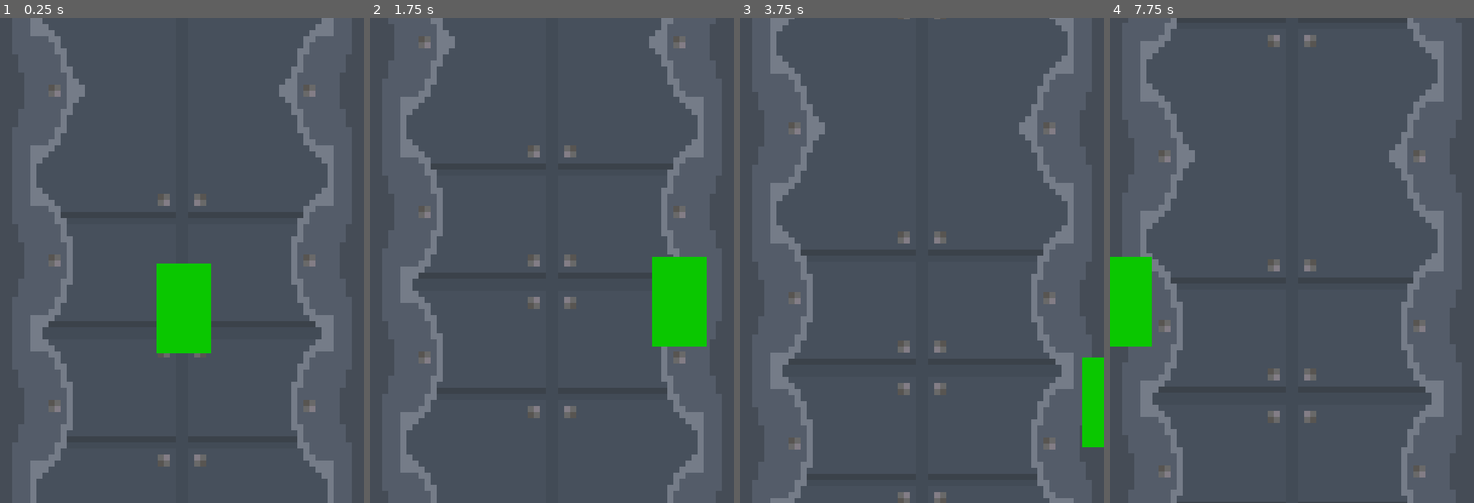
Above: before the commit, frames 1-4 (left to right).
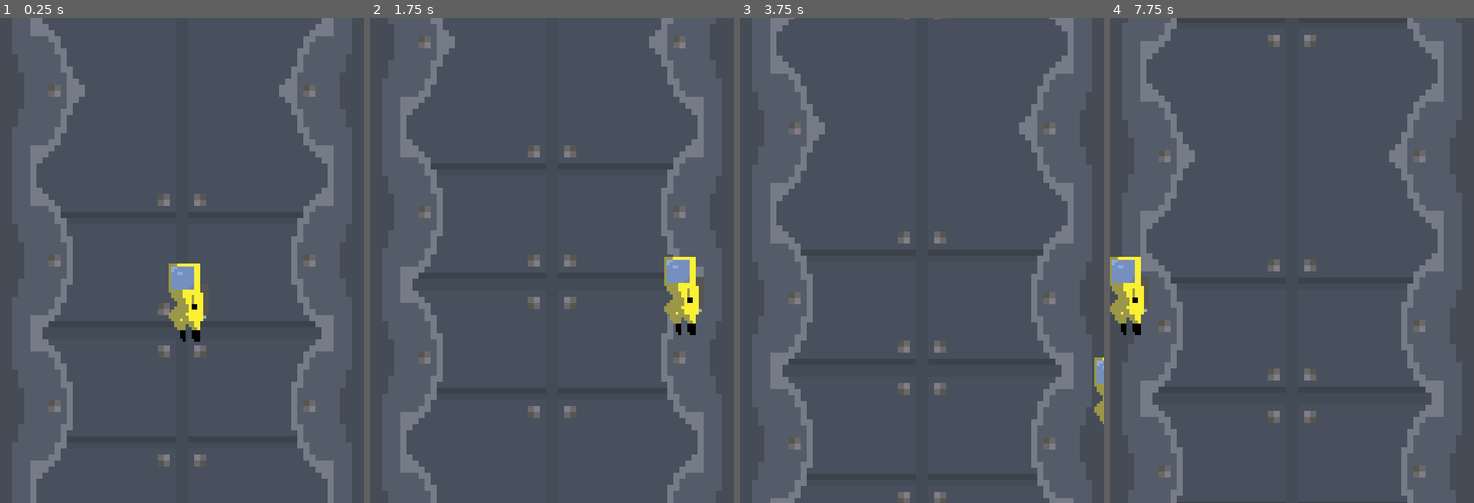
Above: after the commit, the same moments.

Repository: creikey/radiorun
Game: Godot game, scene res://src/scenes/game/game.tscn
The game is run twice, just before and just after one commit, with the same random seed, the same clock (stepped at 60 frames per second) and the same inputs.
Inputs:
- Up to frame 1 (0.25 s): no input
- Up to frame 2 (1.75 s): hold Right (game_right) 0.53-1.28 s; hold Left (game_left) from 1.28 s (still down)
- Up to frame 3 (3.75 s): release Left (game_left) at 2.03 s; hold Right (game_right) 2.03-2.78 s; hold W (game_up) 2.78-3.53 s; hold Left (game_left) from 3.53 s (still down)
- Up to frame 4 (7.75 s): release Left (game_left) at 5.78 s; hold Right (game_right) 5.78-6.53 s; hold W (game_up) 6.53-7.28 s; hold Right (game_right) from 7.28 s (still down)

The runs differ from the first frame. In frame 1, 2.8% of the frame differs, in the area x 43-58%, y 50-70%; in frame 2, 2.8%; in frame 3, 1.1%; in frame 4, 2.1%.

Commit message:
Add images and imports

Diff:
--- a/src/scenes/game/player.tscn
+++ b/src/scenes/game/player.tscn
@@ -1,6 +1,30 @@
-[gd_scene load_steps=2 format=2]
+[gd_scene load_steps=13 format=2]
 
 [ext_resource path="res://src/scenes/game/player.gd" type="Script" id=1]
+[ext_resource path="res://src/scenes/game/player-animations/jump/5.png" type="Texture" id=2]
+[ext_resource path="res://src/scenes/game/player-animations/jump/6.png" type="Texture" id=3]
+[ext_resource path="res://src/scenes/game/player-animations/jump/7.png" type="Texture" id=4]
+[ext_resource path="res://src/scenes/game/player-animations/jump/8.png" type="Texture" id=5]
+[ext_resource path="res://src/scenes/game/player-animations/jump/9.png" type="Texture" id=6]
+[ext_resource path="res://src/scenes/game/player-animations/jump/10.png" type="Texture" id=7]
+[ext_resource path="res://src/scenes/game/player-animations/jump/11.png" type="Texture" id=8]
+[ext_resource path="res://src/scenes/game/player-animations/jump/12.png" type="Texture" id=9]
+[ext_resource path="res://src/scenes/game/player-animations/jump/13.png" type="Texture" id=10]
+[ext_resource path="res://src/scenes/game/player-animations/idle/flying.png" type="Texture" id=11]
+
+[sub_resource type="SpriteFrames" id=1]
+
+animations = [ {
+"frames": [ ExtResource( 2 ), ExtResource( 3 ), ExtResource( 4 ), ExtResource( 5 ), ExtResource( 6 ), ExtResource( 7 ), ExtResource( 8 ), ExtResource( 9 ), ExtResource( 10 ) ],
+"loop": true,
+"name": "jump",
+"speed": 5.0
+}, {
+"frames": [ ExtResource( 11 ) ],
+"loop": true,
+"name": "flying",
+"speed": 5.0
+} ]
 
 [node name="player" type="KinematicBody2D"]
 
@@ -20,23 +44,15 @@
 bg_node_path = null
 animation_player = null
 
-[node name="ColorRect" type="ColorRect" parent="." index="0"]
-
-anchor_left = 0.0
-anchor_top = 0.0
-anchor_right = 0.0
-anchor_bottom = 0.0
-margin_right = 90.0
-margin_bottom = 148.0
-rect_pivot_offset = Vector2( 0, 0 )
-mouse_filter = 0
-mouse_default_cursor_shape = 0
-size_flags_horizontal = 1
-size_flags_vertical = 1
-color = Color( 0.0427246, 0.78125, 0, 1 )
-_sections_unfolded = [ "Anchor" ]
-
-[node name="CollisionPolygon2D" type="CollisionPolygon2D" parent="." index="1"]
+[node name="CollisionPolygon2D" type="CollisionPolygon2D" parent="." index="0"]
 
 build_mode = 0
-polygon = PoolVector2Array( 0.282478, -0.108654, 0.665771, 149.578, 89.5641, 149.578, 90.2275, 0.308548 )
+polygon = PoolVector2Array( 0.282478, -0.108654, 0.648605, 132.238, 90.2674, 134.503, 90.2275, 0.308548 )
+
+[node name="AnimatedSprite" type="AnimatedSprite" parent="." index="1"]
+
+scale = Vector2( 4.769, 4.769 )
+frames = SubResource( 1 )
+animation = "flying"
+centered = false
+_sections_unfolded = [ "Transform" ]
Not shown, added: src/scenes/game/player-animations/flip/1.png.import
Not shown, added: src/scenes/game/player-animations/flip/10.png.import
Not shown, added: src/scenes/game/player-animations/flip/11.png.import
Not shown, added: src/scenes/game/player-animations/flip/12.png.import
Not shown, added: src/scenes/game/player-animations/flip/13.png.import
Not shown, added: src/scenes/game/player-animations/flip/2.png.import
Not shown, added: src/scenes/game/player-animations/flip/3.png.import
Not shown, added: src/scenes/game/player-animations/flip/4.png.import
Not shown, added: src/scenes/game/player-animations/flip/5.png.import
Not shown, added: src/scenes/game/player-animations/flip/6.png.import
Not shown, added: src/scenes/game/player-animations/flip/7.png.import
Not shown, added: src/scenes/game/player-animations/flip/8.png.import
(and 18 more such lines)
